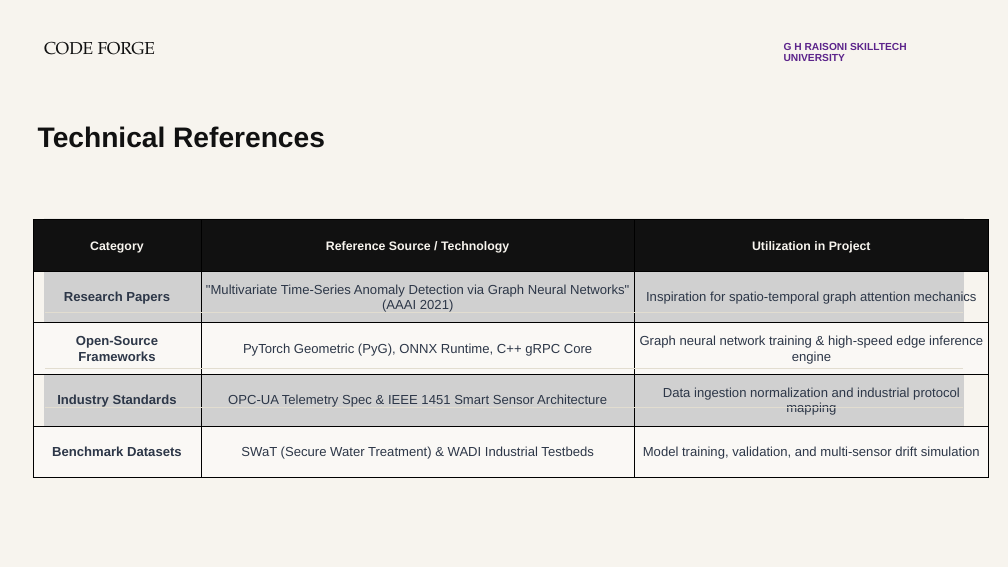
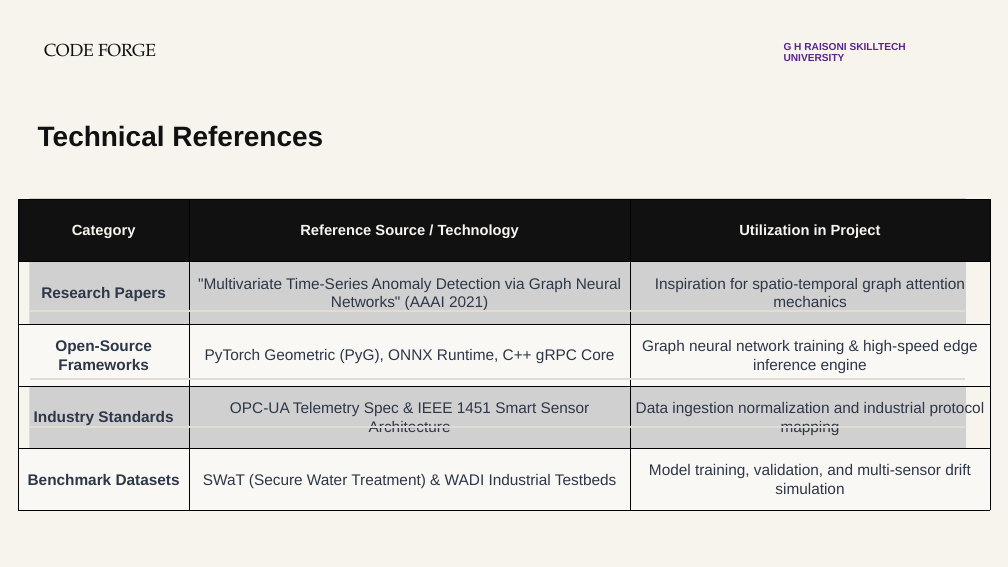
Before and after one commit to tushartiple24/CF26-S03-Smasherz, a slide deck: slide 9 of Smasherz_CF26_S03_Presentation.pptx. Drawn at 1008x567 pixels with LibreOffice and Linux fonts; fonts in the diff are those of the drawing; grey boxes stand for pictures; background and template pictures are left out. Boxes give left, top, right and bottom in pixels: in the first picture for what was removed or moved away, otherwise in the second. Text is boxed around its words. In the diff, an @@ line names an element or a change of style, - is before the commit and + after.

```diff
--- a/Smasherz_CF26_S03_Presentation.pptx
+++ b/Smasherz_CF26_S03_Presentation.pptx
@@ text "CODE FORGE" at <box>44,43,156,57</box>: size 24.8 to 25 pt @@
@@ text "G H RAISONI SKILLTECH UNIVERSITY" at <box>784,43,906,61</box>: size 14.6 to 14.5 pt @@
@@ text "Technical References" at <box>38,125,323,147</box>: size 40.2 to 40 pt @@
@@ table at <box>18,199,990,510</box> @@
@@ size 17.6 to 21 pt in "Category", "Reference Source / Technology", "Utilization in Project" @@
@@ size 18.7 to 22 pt @@
@@ line spacing 21.1pt to 25.1pt @@
@@ line spacing 22.5pt to 26.5pt @@
@@ borders changed @@
@@ table: place and size @@
-table at <box>33,220,988,477</box>
+table at <box>18,199,990,510</box>
@@ picture: place and size @@
-picture at <box>44,219,964,448</box>
+picture at <box>29,198,966,477</box>
@@ freeform shape: place and size @@
-freeform shape at <box>45,311,207,312</box>
+freeform shape at <box>30,309,195,312</box>
@@ freeform shape: place and size @@
-freeform shape at <box>207,311,623,312</box>
+freeform shape at <box>195,309,619,312</box>
@@ freeform shape: place and size @@
-freeform shape at <box>623,311,963,312</box>
+freeform shape at <box>619,309,965,312</box>
@@ freeform shape: place and size @@
-freeform shape at <box>45,367,207,368</box>
+freeform shape at <box>30,378,195,381</box>
@@ freeform shape: place and size @@
-freeform shape at <box>207,367,623,368</box>
+freeform shape at <box>195,378,619,381</box>
@@ freeform shape: place and size @@
-freeform shape at <box>623,367,963,368</box>
+freeform shape at <box>619,378,965,381</box>
@@ freeform shape: place and size @@
-freeform shape at <box>45,407,207,408</box>
+freeform shape at <box>30,426,195,428</box>
@@ freeform shape: place and size @@
-freeform shape at <box>207,407,623,408</box>
+freeform shape at <box>195,426,619,428</box>
@@ freeform shape: place and size @@
-freeform shape at <box>623,407,963,408</box>
+freeform shape at <box>619,426,965,428</box>
```
Also in this commit, not shown: 9 other slides changed, 13 other files.
